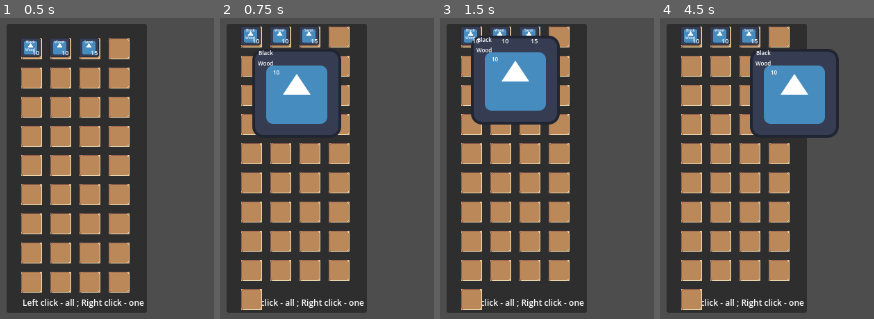
Above: before the commit, frames 1-4 (left to right).
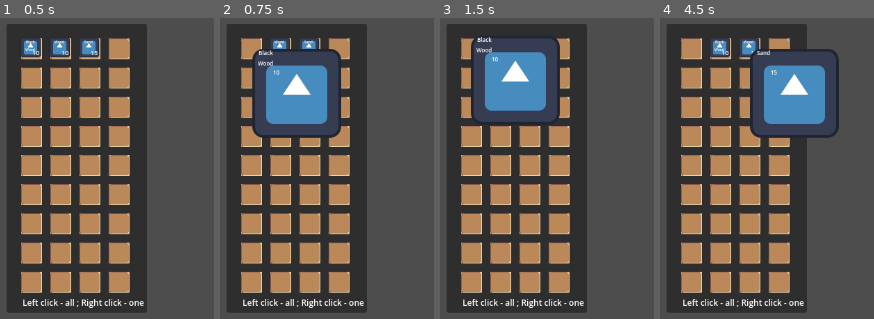
Above: after the commit, the same moments.

Repository: Sky84/merchantsofdajanla
Game: Godot game, scene res://Root.tscn
Same seed, same stepped clock (60 frames per second), same inputs: the game is played once before the commit and once after it. The engine's default icon, where the game draws it, is replaced by a stand-in: a white triangle on a blue panel in a dark square.
Inputs (mouse positions are in pixels of both pictures, inside the frame that each line leads up to):
- Up to frame 1 (0.5 s): no input
- Up to frame 2 (0.75 s): click (252, 48) at 0.5 s
- Up to frame 3 (1.5 s): click (469, 36) at 1.25 s, where only the run before the commit has a clickable "Black Wood"
- Up to frame 4 (4.5 s): click (719, 48) at 2.02 s; click (719, 36) at 2.77 s; click (719, 36) at 3.5 s, where only the run before the commit has a clickable "Wood"; click (749, 48) at 4.27 s

Frame 1 is identical in both runs. In frame 2, 19% of the frame differs, in the area x 9-61%, y 2-98%; in frame 3, 19%; in frame 4, 22%.

Commit message:
fix : y index for slots is not a float anymore

Diff:
--- a/Container/InventoryView.gd
+++ b/Container/InventoryView.gd
@@ -6,7 +6,7 @@
 
 @onready var _items_container:GridContainer = get_node("MarginContainer/ItemsContainerView");
 
-var slots = {};
+var slots: Dictionary = {};
 var _items = {};
 @onready var _total_items = floor(size.y/(32+10))*4;
 
@@ -27,7 +27,7 @@
 	_update_items();
 
 func init_slots():
-	var row = floor(_total_items / _items_container.columns);
+	var row = floori(_total_items / _items_container.columns);
 	var items_to_place = _items.duplicate(true);
 	for x in _items_container.columns:
 		slots[x] = {};
@@ -44,7 +44,6 @@
 	for child in childs:
 		child.queue_free()
 		_items_container.remove_child(child);
-
 	for x in slots:
 		for y in slots[x]:
 			var slot = slots[x][y];
--- a/Root.tscn
+++ b/Root.tscn
@@ -65,6 +65,8 @@
 anchors_preset = 15
 anchor_right = 1.0
 anchor_bottom = 1.0
+grow_horizontal = 2
+grow_vertical = 2
 theme_override_constants/margin_left = 20
 theme_override_constants/margin_top = 20
 theme_override_constants/margin_right = 20
@@ -79,16 +81,19 @@
 columns = 4
 
 [node name="PlayerMouseAction" type="Control" parent="CanvasLayer"]
+z_index = 2
 layout_mode = 3
 anchors_preset = 0
 offset_right = 40.0
 offset_bottom = 40.0
+mouse_filter = 2
 script = ExtResource("5_y8xwh")
 
 [node name="TextureIcon" type="TextureRect" parent="CanvasLayer/PlayerMouseAction"]
 layout_mode = 0
 offset_right = 40.0
 offset_bottom = 40.0
+mouse_filter = 2
 texture = ExtResource("6_txoik")
 
 [node name="LabelName" type="Label" parent="CanvasLayer/PlayerMouseAction"]
